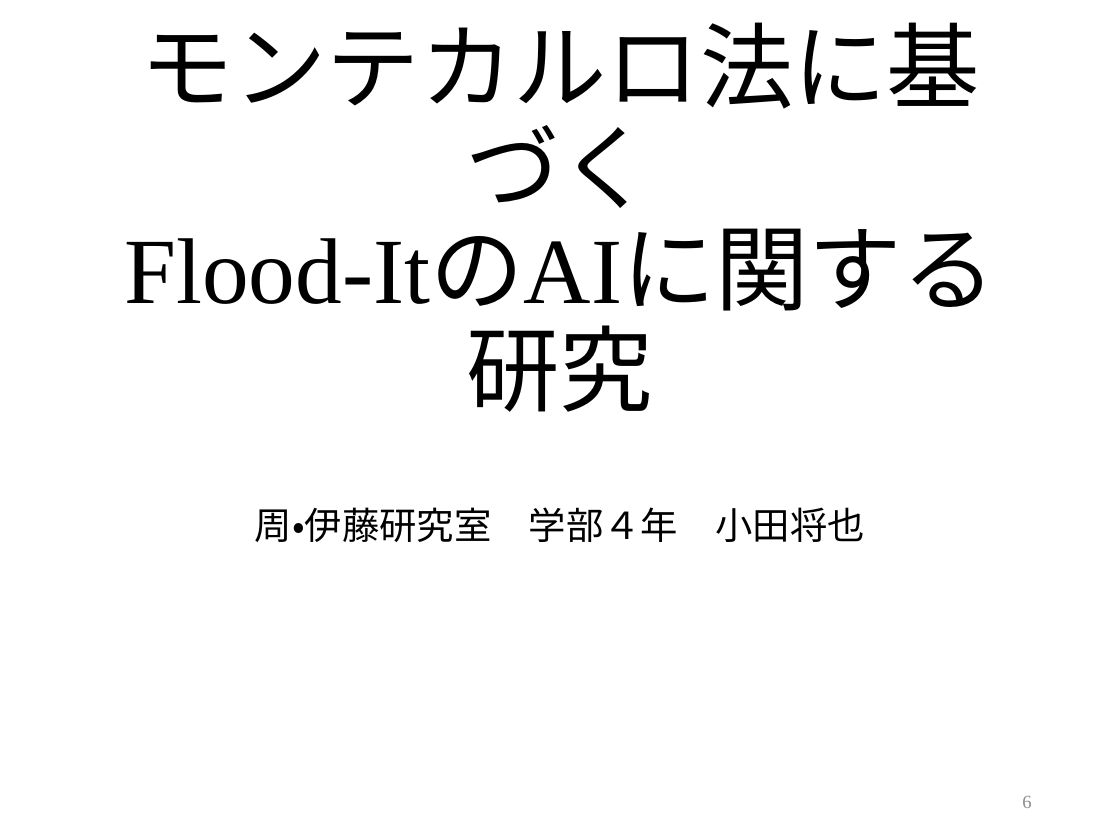
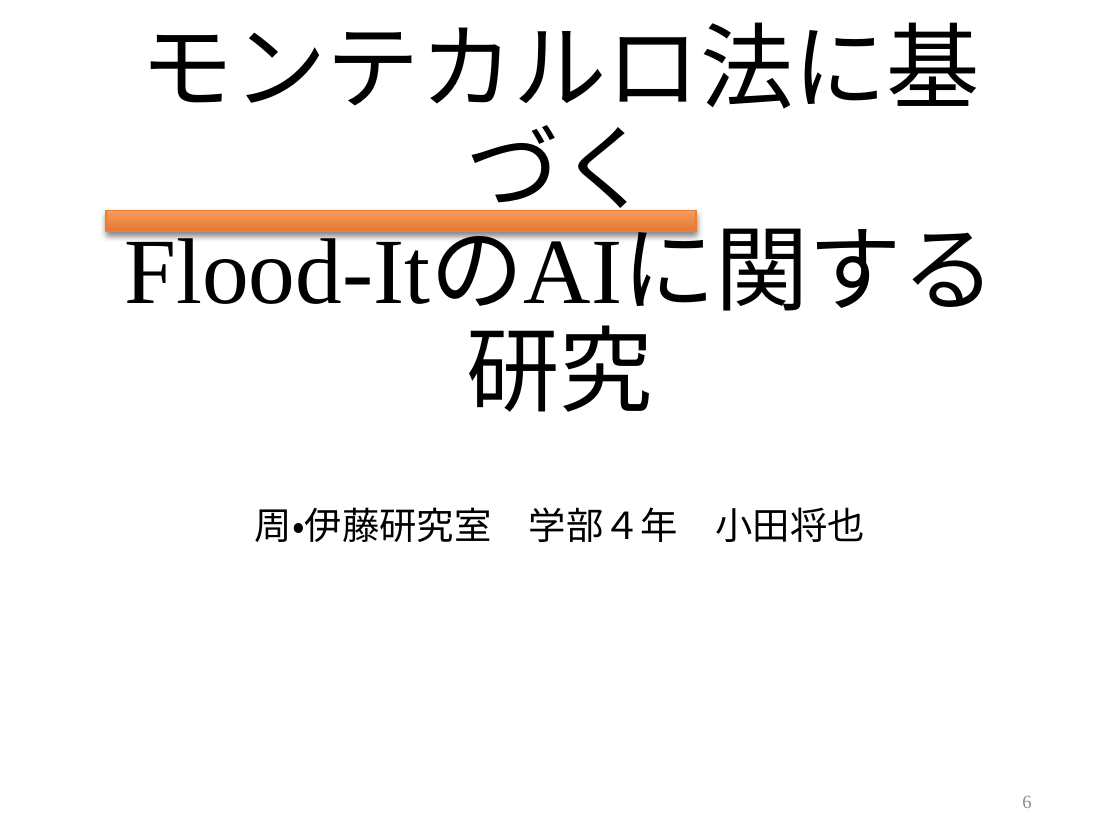
Before and after one commit to MasayaOda/SR, a slide deck: slide 6 of 中間発表.pptx. Drawn at 1120x840 pixels with LibreOffice and Linux fonts; fonts in the diff are those of the drawing. Boxes give left, top, right and bottom in pixels: in the first picture for what was removed or moved away, otherwise in the second. Text is boxed around its words. In the diff, an @@ line names an element or a change of style, - is before the commit and + after.

Commit message:
ある程度作成 Flood-Itの説明がまだ

```diff
--- a/中間発表.pptx
+++ b/中間発表.pptx
@@ rectangle added at <box>106,211,697,231</box>, fill gradient #FB9B64 to #EB8844 to #E3782F, outline #ED7D31 1 pt @@
```
Also in this commit, not shown: 7 other slides changed.
